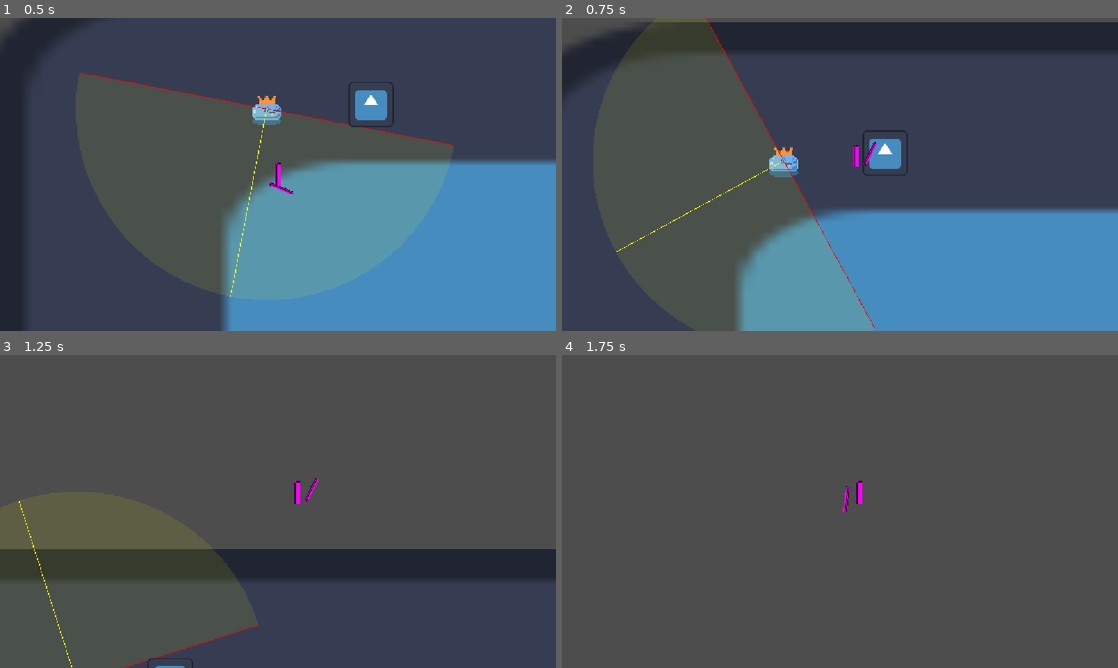
Above: before the commit, frames 1-4 (two rows, left to right).
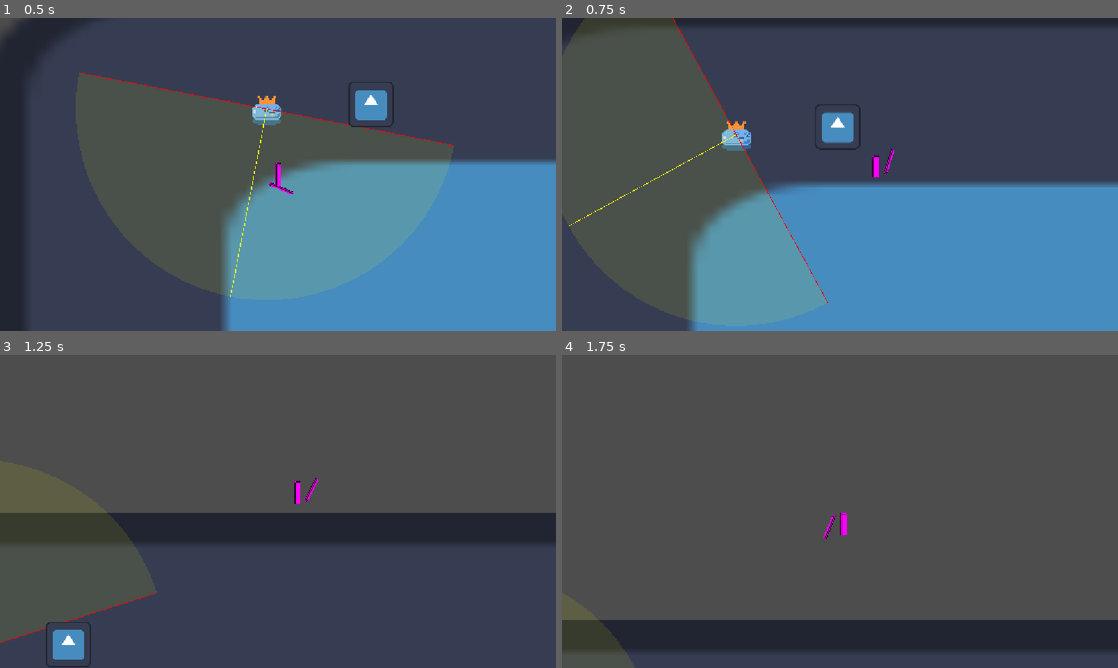
Above: after the commit, the same moments.

Repository: nakowalnut/cusga
Game: Godot game, scene res://Scenes/FunctionTest/text.tscn
Same seed, same stepped clock (60 frames per second), same inputs: the game is played once before the commit and once after it. The engine's default icon, where the game draws it, is replaced by a stand-in: a white triangle on a blue panel in a dark square.
Inputs (mouse positions are in pixels of both pictures, inside the frame that each line leads up to):
- Up to frame 1 (0.5 s): no input
- Up to frame 2 (0.75 s): move the mouse to (962, 158) at 0.52 s; hold D (move_right) from 0.53 s (still down); hold W (up) from 0.53 s (still down); right-click (962, 158) at 0.6 s
- Up to frame 3 (1.25 s): keep holding D (move_right); keep holding W (up)
- Up to frame 4 (1.75 s): keep holding D (move_right); move the mouse to (728, 527) at 1.27 s; release W (up) at 1.28 s; tap W (up) at 1.35, 1.52 s; right-click (728, 527) at 1.55 s

Frame 1 is identical in both runs. In frame 2, 23% of the frame differs, in the area x 0-100%, y 0-100%; in frame 3, 22%; in frame 4, 11%.

Commit message:
添加暴击，闪避，防御

Diff:
--- a/Scenes/Player/player.tscn
+++ b/Scenes/Player/player.tscn
@@ -10,6 +10,7 @@
 [ext_resource type="Script" uid="uid://be7e7v1oxgfla" path="res://classes/CharacterState/c_states/hurt.gd" id="7_jlvik"]
 [ext_resource type="Script" uid="uid://2xhyj4jnqk1c" path="res://classes/CharacterState/c_states/ultimate.gd" id="8_ultimate"]
 [ext_resource type="Script" uid="uid://dcqm55fatplw8" path="res://classes/Character/AttackController.gd" id="9_gk6dx"]
+[ext_resource type="Script" uid="uid://dxjnhi0x1g88y" path="res://classes/CharacterState/c_states/dodge.gd" id="10_dodge"]
 
 [sub_resource type="Resource" id="Resource_74mp2"]
 script = ExtResource("2_jhyir")
@@ -120,6 +121,7 @@
 script = ExtResource("1_cyojo")
 weapon_tuning_profiles = Array[ExtResource("2_jhyir")]([SubResource("Resource_74mp2"), SubResource("Resource_oikmp"), SubResource("Resource_06tpx"), SubResource("Resource_7g0yx"), SubResource("Resource_dey5f")])
 max_health = 10000000.0
+dodge_duration = 0.09
 c_state_machine = NodePath("StateMachine")
 metadata/_custom_type_script = "uid://l4denkeet557"
 
@@ -182,6 +184,9 @@
 [node name="UltimateState" type="Node" parent="StateMachine" unique_id=154443218]
 script = ExtResource("8_ultimate")
 
+[node name="DodgeState" type="Node" parent="StateMachine" unique_id=987654321]
+script = ExtResource("10_dodge")
+
 [node name="AnimationPlayer" type="AnimationPlayer" parent="." unique_id=1710193980]
 libraries/ = SubResource("AnimationLibrary_0u5uq")
 
--- a/classes/Character/CharacterBase.gd
+++ b/classes/Character/CharacterBase.gd
@@ -8,12 +8,16 @@
 const STATE_ATTACK = "Attack"
 const STATE_WALK = "Walk"
 const STATE_ULTIMATE = "Ultimate"
+const STATE_DODGE = "Dodge"
 
 ## 基础属性
 @export var character_weapon: WeaponBase
 @export_group("基础属性")
+@export var damage_reduction_ratio: float = 0.2 # 减免伤害比率
 @export var max_health: float = 100.0
 @export var speed: float = 300
+@export var dodge_speed: float = 800.0
+@export var dodge_duration: float = 0.2
 @export var debug_mode: bool = false
 @onready var current_health: float = max_health
 @export var sight_range: Array[int] = [50, 500]## 感知范围，【临近值，最远值】
@@ -27,6 +31,7 @@
 ## 状态定义
 var is_dead: bool = false
 var is_attacking: bool = false
+var is_invulnerable: bool = false
 ## 状态机节点
 @export_group("角色状态")
 @export var c_state_machine: StateMachine
@@ -50,7 +55,7 @@
 
 ## 伤害处理
 func take_damage(amount: float):
-	if is_dead:
+	if is_dead or is_invulnerable:
 		return
 
 	current_health -= amount
--- a/classes/Character/player.gd
+++ b/classes/Character/player.gd
@@ -3,6 +3,10 @@
 
 @export var ULTIMATE_MAX_POINTS: int = 3 # 测试大招次数，平时是10
 @export var ULTIMATE_DURATION: float = 150.0 # 大招持续时间，可在Inspector里调整
+
+@export_group("Stats")
+
+
 const ULTIMATE_ARROW_SCENE = preload("res://Scenes/Prefab/arrow_projectile.tscn")
 const ULTIMATE_ARROW_DAMAGE: float = 4.0
 
@@ -68,10 +72,13 @@
 			attack_controller.attack_ended.connect(_on_attack_ended_player)
 
 func take_damage(amount: float) -> void:
+	# 实装伤害减免比率：实际伤害 = 原始伤害 * (1.0 - 减免比率)
+	var final_damage = amount * (1.0 - damage_reduction_ratio)
+
 	if is_instance_valid(current_weapon_node) and current_weapon_node.has_method("handle_take_damage"):
-		if current_weapon_node.handle_take_damage(amount):
+		if current_weapon_node.handle_take_damage(final_damage):
 			return
-	super.take_damage(amount)
+	super.take_damage(final_damage)
 
 func apply_knockback(force: Vector2) -> void:
 	if is_instance_valid(current_weapon_node) and current_weapon_node.has_method("handle_apply_knockback"):
@@ -144,6 +151,11 @@
 		print("攻击到了(Body)！", body.name)
 
 func _handle_input() -> void:
+	if Input.is_action_just_pressed("dodge"):
+		if can_change_state():
+			c_state_machine.change_state(STATE_DODGE)
+			return
+
 	if Input.is_action_just_pressed("ultimate"):
 		_try_cast_ultimate()
 		return
--- /dev/null
+++ b/classes/CharacterState/c_states/dodge.gd
@@ -0,0 +1,41 @@
+extends State
+class_name DodgeState
+
+var dodge_timer: float = 0.0
+var dodge_direction: Vector2 = Vector2.ZERO
+
+func enter(msg: Dictionary = {}) -> void:
+	dodge_timer = character.dodge_duration
+	character.is_invulnerable = true
+
+	# 确定闪避方向：鼠标指针相对于玩家的方向
+	var mouse_pos = character.get_global_mouse_position()
+	dodge_direction = (mouse_pos - character.global_position).normalized()
+
+	# 如果距离太近导致向量无效，则回退到当前面向
+	if dodge_direction == Vector2.ZERO:
+		dodge_direction = Vector2.RIGHT if character.toward == 1 else Vector2.LEFT
+
+	# 播放动画（如果有的话）
+	if character.anim and character.anim.has_animation("dodge"):
+		character.anim.play("dodge")
+	elif character.anim and character.anim.has_animation("jump"): # 备选
+		character.anim.play("jump")
+
+func exit() -> void:
+	character.is_invulnerable = false
+
+func physics_process(delta: float) -> void:
+	dodge_timer -= delta
+
+	character.velocity = dodge_direction * character.dodge_speed
+	character.move_and_slide()
+
+	if dodge_timer <= 0:
+		if character.velocity.length() > 0.1:
+			state_machine.change_state(CharacterBase.STATE_WALK)
+		else:
+			state_machine.change_state(CharacterBase.STATE_IDLE)
+
+func get_state_name() -> String:
+	return CharacterBase.STATE_DODGE
--- a/classes/Weapons/weapon_base.gd
+++ b/classes/Weapons/weapon_base.gd
@@ -3,6 +3,8 @@
 
 @export var weapon_name: String = "未命名武器"
 @export var damage: float = 10.0
+@export var crit_rate: float = 0.05 # 暴击率
+@export var crit_damage_multiplier: float = 2.0 # 暴击伤害倍率
 var attack_range: float = 50.0
 @export var attack_speed_multiplier: float = 1.0
 @export var movement_speed_multiplier: float = 1.0
@@ -65,12 +67,19 @@
 		if override_damage >= 0.0:
 			applied_damage = override_damage
 
+		# 计算暴击
+		var is_crit = false
+		if randf() < crit_rate:
+			applied_damage *= crit_damage_multiplier
+			is_crit = true
+
 		# 如果该武器的拥有者是玩家，并且目标不是玩家，则打印伤害调试信息
 		if is_instance_valid(weapon_owner) and weapon_owner is Player and not (target is Player):
 			var prev_hp = target.get("current_health")
 			target.take_damage(applied_damage)
 			var after_hp = target.get("current_health")
-			print("玩家伤害:", weapon_owner.name, "->", target.name, " 伤害:", applied_damage, " HP:", prev_hp, "->", after_hp)
+			var crit_str = " [暴击!]" if is_crit else ""
+			print("玩家伤害:", weapon_owner.name, "->", target.name, " 伤害:", applied_damage, crit_str, " HP:", prev_hp, "->", after_hp)
 		else:
 			# 默认造成伤害
 			target.take_damage(applied_damage)
--- a/classes/Weapons/weapon_tuning_profile.gd
+++ b/classes/Weapons/weapon_tuning_profile.gd
@@ -5,6 +5,8 @@
 
 @export_group("Core")
 @export var damage: float = -1.0
+@export var crit_rate: float = -1.0 # 暴击率调优
+@export var crit_damage_multiplier: float = -1.0 # 暴击伤害倍率调优
 @export var attack_speed_multiplier: float = -1.0
 @export var movement_speed_multiplier: float = -1.0
 @export var max_combo: int = -1
@@ -21,6 +23,10 @@
 
 	if damage >= 0.0:
 		weapon.damage = damage
+	if crit_rate >= 0.0:
+		weapon.crit_rate = crit_rate
+	if crit_damage_multiplier >= 0.0:
+		weapon.crit_damage_multiplier = crit_damage_multiplier
 	if attack_speed_multiplier >= 0.0:
 		weapon.attack_speed_multiplier = attack_speed_multiplier
 	if movement_speed_multiplier >= 0.0:
--- a/project.godot
+++ b/project.godot
@@ -90,6 +90,11 @@
 "events": [null, null, Object(InputEventKey,"resource_local_to_scene":false,"resource_name":"","device":-1,"window_id": …(204 unchanged characters)…
 ]
 }
+dodge={
+"deadzone": 0.2,
+"events": [Object(InputEventMouseButton,"resource_local_to_scene":false,"resource_name":"","device":-1,"window_id":0,"alt_pressed":false,"shift_pressed":false,"ctrl_pressed":false,"meta_pressed":false,"button_mask":0,"position":Vector2(0, 0),"global_position":Vector2(0, 0),"factor":1.0,"button_index":2,"canceled":false,"pressed":false,"double_click":false,"script":null)
+]
+}
 
 [layer_names]
 
--- /dev/null
+++ b/参数/combo_params.csv
@@ -0,0 +1,16 @@
+切换组合,技能效果类型,伤害值,特殊效果,备注
+长剑⇄长剑,范围伤害,80,无,1-3名敌人
+长剑⇄短剑,突进后多段伤害,70,击退,12×5伤害 最后一击击退
+长剑⇄弓,范围剑雨,90,无,30/秒×3秒
+长剑⇄锤子,范围+增益,70,附加攻击力+10持续5秒,
+长剑⇄矛,冲锋横斩+眩晕,75,眩晕1.5秒,50+25伤害
+短剑⇄短剑,路径伤害,80,闪现,
+短剑⇄弓,突刺+箭雨,80,无,50+30伤害
+短剑⇄锤子,范围击飞,80,击飞,
+短剑⇄矛,背刺,100,需眩晕目标,
+弓⇄弓,弹射,72,弹射12次,6×12
+弓⇄锤子,聚拢+爆炸,75,聚拢敌人,15+60伤害
+弓⇄矛,追踪+眩晕,40,眩晕3目标+降防20%持续4秒,
+锤子⇄锤子,蓄力范围伤害,120,无,
+锤子⇄矛,范围眩晕+矛刺,80,眩晕,60+20伤害
+矛⇄矛,范围减速,50,移速/攻速-30%持续3秒,
--- /dev/null
+++ b/参数/player_params.csv
@@ -0,0 +1,17 @@
+参数名,说明,初始建议值,备注
+移动速度,玩家基础移动速度,100,
+基础攻击力,普通攻击的基础伤害,10,
+基础防御力,减免伤害比例,0.2,
+基础生命值,玩家基础生命值,1000,
+攻击速度,普通攻击速度倍率,1.0,
+暴击率,触发暴击伤害的概率,0.05,
+暴击伤害倍率,暴击时伤害倍率,1.0,
+连携技点数上限,触发大招所需点数,10,
+当前连携技点数,战斗中累计的点数,0,每次触发连携技+1
+大招是否可用,是否达到点数上限,false,达到10点变为true
+可切换武器数量,当前拥有的武器数量,2,最多5把
+是否可切换武器,是否允许切换(UI亮起),true,条件未达成时也可切但不触发连携技
+切换武器冷却时间,两次切换之间的最小间隔,1秒
+闪避消耗体力,每次闪避消耗,25
+最大体力值,闪避资源上限,100
+体力恢复速度,每秒恢复,15/秒
--- /dev/null
+++ b/参数/random_affixes.csv
@@ -0,0 +1,7 @@
+词条类型,效果范围（数值随机）,备注
+攻击类,攻击力+5%~15%,
+暴击类,暴击率+3%~10%,
+连携类,连携技伤害+5%~10%,
+攻速类,武器攻击速度+5%~10%,
+生存类,减伤+3%~8%,
+移速类,移速+3%~8%,
--- /dev/null
+++ b/参数/set_1_high_freq_combo.csv
@@ -0,0 +1,13 @@
+套装名称,套装效果,适配玩法
+套装一,每触发3次不同的连携技，下一次连携技伤害翻倍,适合短剑/高频切换流
+
+部位,品质,效果描述
+头部,白色,触发连携技后，下次攻击暴击率+10%
+头部,蓝色,触发连携技后，下次攻击暴击率+15%，暴击伤害+20%
+头部,金色,触发连携技后，下次攻击必定暴击，暴击伤害+30%
+身体,白色,受到伤害时，5秒内移速+15%
+身体,蓝色,受到伤害时，5秒内移速+20%，并获得10%减伤
+身体,金色,受到伤害时，5秒内移速+30%，获得15%减伤
+脚部,白色,移速+8%
+脚部,蓝色,移速+12%，闪避后移速额外+10%持续3秒
+脚部,金色,移速+15%，闪避后移速额外+20%持续3秒，且闪避消耗体力-50%
--- /dev/null
+++ b/参数/set_2_charge_burst.csv
@@ -0,0 +1,13 @@
+套装名称,套装效果,适配玩法
+套装二,连携技触发后，下一次蓄力攻击无需蓄力（直接满蓄力效果）,适合锤子/蓄力爆发流
+
+部位,品质,效果描述
+头部,白色,蓄力攻击伤害+15%
+头部,蓝色,蓄力攻击伤害+25%，蓄力时间-10%
+头部,金色,蓄力攻击伤害+35%，蓄力时间-20%，满蓄力时无视敌人20%防御
+身体,白色,最大生命值+12%
+身体,蓝色,最大生命值+18%，受到蓄力攻击类敌人伤害-15%
+身体,金色,最大生命值+25%，受到所有伤害-15%，生命值低于30%时获得20%减伤
+脚部,白色,移速-5%，闪避消耗体力+10%，防御力+10%
+脚部,蓝色,移速-3%，闪避消耗体力+5%，防御力+15%
+脚部,金色,防御力+20%
--- /dev/null
+++ b/参数/set_3_combo_cycle.csv
@@ -0,0 +1,13 @@
+套装名称,套装效果,适配玩法
+套装三,所有连携技的触发条件计数需求-1,适合弓/连携循环流
+
+部位,品质,效果描述
+头部,白色,连携技伤害+10%
+头部,蓝色,连携技伤害+15%
+头部,金色,连携技伤害+20%
+身体,白色,触发连携技后，回复2%生命
+身体,蓝色,触发连携技后，回复3%生命
+身体,金色,触发连携技后，回复3%生命
+脚部,白色,所有武器攻速+10%
+脚部,蓝色,所有武器攻速+15%
+脚部,金色,所有武器攻速+20%，每触发一次连携技所有武器攻速+1%（可叠加）
--- /dev/null
+++ b/参数/ultimate_params.csv
@@ -0,0 +1,8 @@
+参数名,说明,建议值
+所需连携技点数,触发大招的条件,10
+大招伤害倍率,基于基础攻击力的倍数,20
+防御降低比例,降低敌人防御力,0.3
+防御降低持续时间,秒,5
+是否清空点数,释放后是否重置,是
+释放时是否无敌,动画期间是否无敌,是
+视觉效果类型,武器滚动+特效,所有武器轮流出现
--- /dev/null
+++ b/参数/weapon_params.csv
@@ -0,0 +1,10 @@
+参数名,长剑,短剑,弓,锤子,矛
+武器类型,泛用/近战,突刺/灵活,远程/群攻,重击/单体,控制
+普通攻击伤害,12,8,6,20,8
+攻击速度（次/秒）,1.0,1.8,0.8,0.5,1.0
+攻击半径,80,50,200,60,100
+是否可移动攻击,是,是,否（移速降低）,是,是
+移动速度倍率,1.0,1.0,0.6,0.8,1.0
+触发连携技条件,命中5次,连续突刺5次,命中8人次,蓄力攻击3次,眩晕3人次
+暴击率,0.05,0.05,0.05,0.05,0.05
+暴击伤害倍率,2.0,2.0,2.0,2.0,2.0
Not shown, added: classes/CharacterState/c_states/dodge.gd.uid
Not shown, added: 参数/combo_params.csv.import
Binary file added: 参数/combo_params.伤害值.translation
Binary file added: 参数/combo_params.备注.translation
Binary file added: 参数/combo_params.技能效果类型.translation
Binary file added: 参数/combo_params.特殊效果.translation
Not shown, added: 参数/player_params.csv.import
Binary file added: 参数/player_params.初始建议值.translation
Binary file added: 参数/player_params.备注.translation
Binary file added: 参数/player_params.说明.translation
Not shown, added: 参数/random_affixes.csv.import
Binary file added: 参数/random_affixes.en.translation
(and 20 more such lines)
